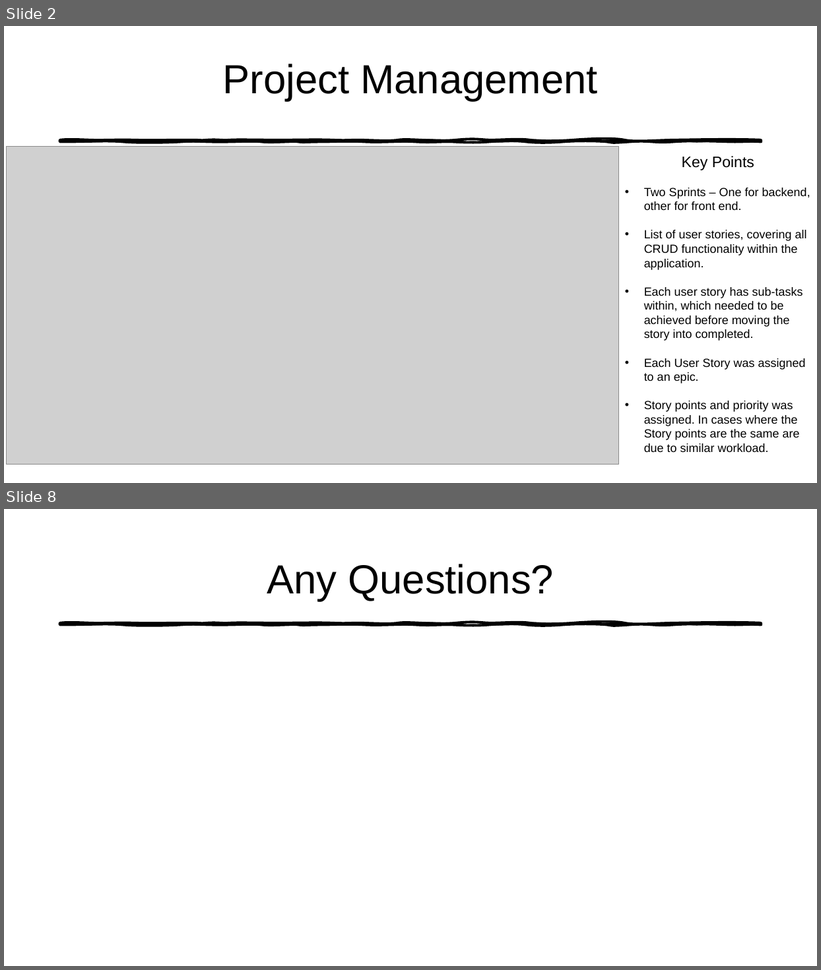
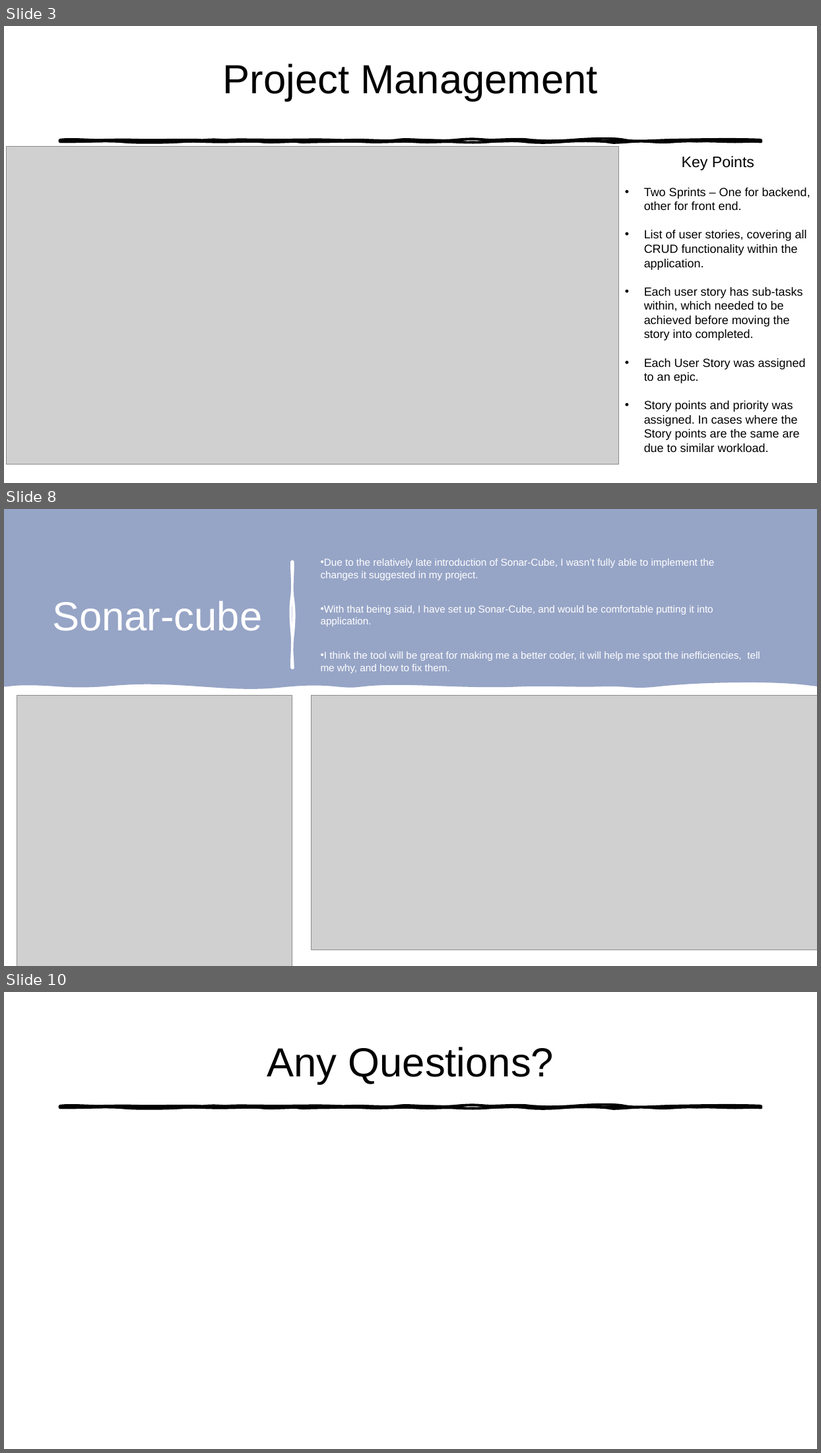
Before and after one commit to TomHoey/To-Do-List-Application, a slide deck: Documentation/To-Do-List Presentation.pptx. Shown one above the other, each under a label of ours: slides 2 and 8 before the commit, slides 3, 8 and 10 after it; the slides between them are not shown. The pictures are 821x970 and 821x1453 pixels, drawn with LibreOffice and Linux fonts; fonts in the diff are those of the drawing; grey boxes stand for pictures. Boxes give left, top, right and bottom in pixels: in the first picture for what was removed or moved away, otherwise in the second. Text is boxed around its words. In the diff, an @@ line names an element or a change of style, - is before the commit and + after.

```diff
--- a/Documentation/To-Do-List Presentation.pptx
+++ b/Documentation/To-Do-List Presentation.pptx
@@ slide 8 added at (4, 509, 817, 966), background #FFFFFF @@
@@ rectangle added at (4, 509, 817, 966), fill #FFFFFF @@
@@ freeform shape added at (4, 509, 817, 689), fill #96A4C6 @@
@@ freeform shape added at (292, 561, 293, 668), fill #FFFFFF, outline #FFFFFF 2.75 pt @@
@@ text added at (321, 559, 760, 673), 11.9 pt, text #FFFFFF @@
+• Due to the relatively late introduction of Sonar-Cube, I wasn’t fully able to implement the changes it suggested in my project.
+• With that being said, I have set up Sonar-Cube, and would be comfortable putting it into application.
+• I think the tool will be great for making me a better coder, it will help me spot the inefficiencies, tell me why, and how to fix them.
@@ title added at (52, 601, 262, 631), 48 pt, text #FFFFFF @@
+Sonar-cube
@@ picture added at (17, 695, 291, 966) @@
@@ picture added at (311, 695, 817, 950) @@
@@ what was slide 2 is now slide 3 @@
@@ what was slide 8 is now slide 10 @@
```
Also in this commit, not shown: 1 slide changed, 5 other slides added, 4 slides removed, 26 other files.
